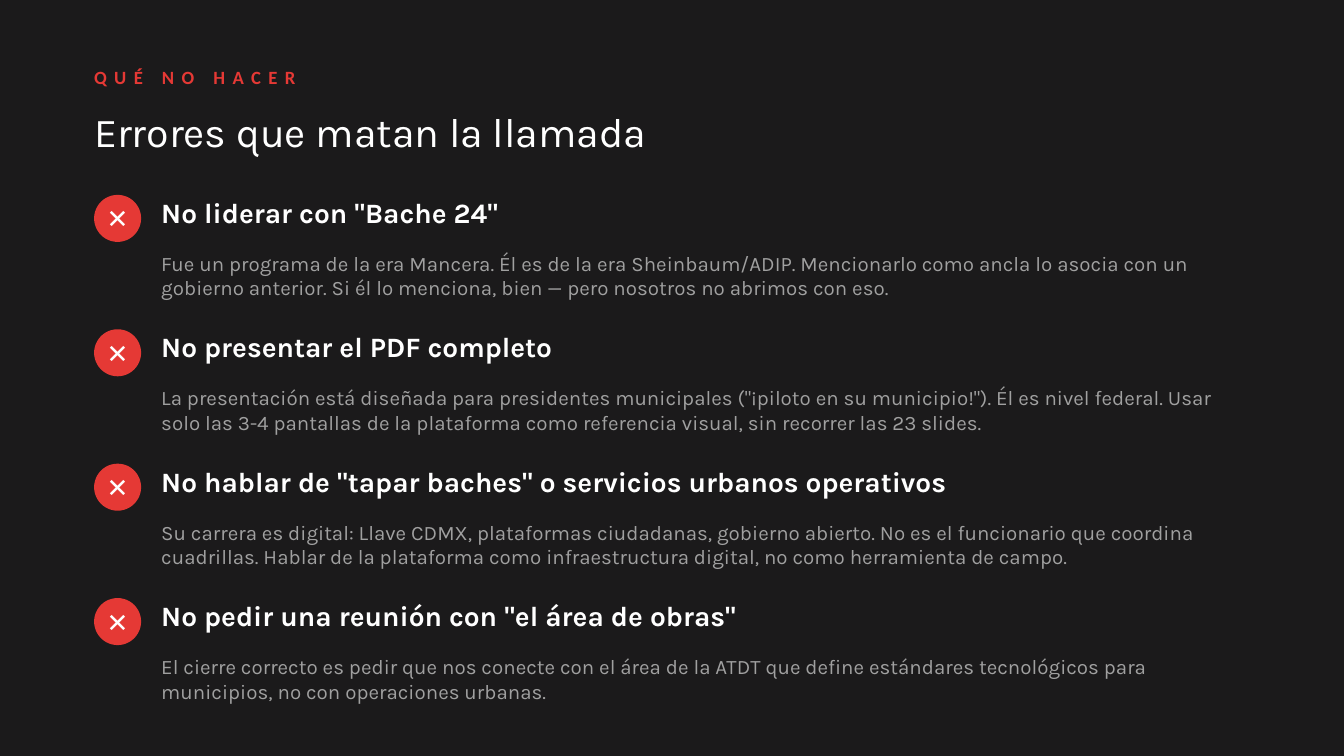
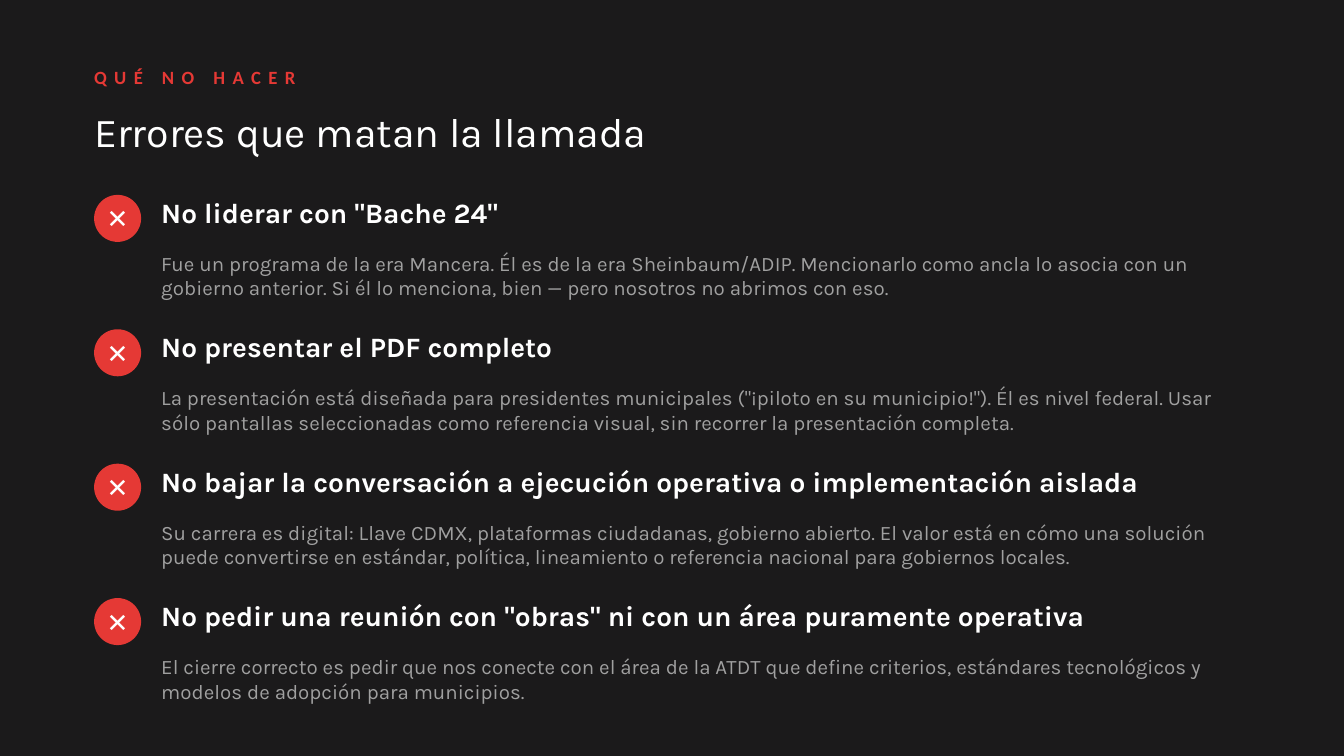
Before and after one commit to jcariasm/abar-vault, a slide deck: slide 5 of leads/juan-carlos-bautista-jacobo/call-prep-bautista-jacobo-atdt.pptx. Drawn at 1344x756 pixels with LibreOffice and Linux fonts; fonts in the diff are those of the drawing. Boxes give left, top, right and bottom in pixels: in the first picture for what was removed or moved away, otherwise in the second. Text is boxed around its words. In the diff, an @@ line names an element or a change of style, - is before the commit and + after.

Commit message:
Refine ATDT lead positioning language

```diff
--- a/leads/juan-carlos-bautista-jacobo/call-prep-bautista-jacobo-atdt.pptx
+++ b/leads/juan-carlos-bautista-jacobo/call-prep-bautista-jacobo-atdt.pptx
@@ text at (x1=161, y1=387, x2=1211, y2=435): text changed @@
-La presentación está diseñada para presidentes municipales ("¡piloto en su municipio!"). Él es nivel federal. Usar solo las 3-4 pantallas de la plataforma como referencia visual, sin recorrer las 23 slides.
+La presentación está diseñada para presidentes municipales ("¡piloto en su municipio!"). Él es nivel federal. Usar sólo pantallas seleccionadas como referencia visual, sin recorrer la presentación completa.
@@ text at (x1=161, y1=470, x2=1138, y2=498): text changed @@
-No hablar de "tapar baches" o servicios urbanos operativos
+No bajar la conversación a ejecución operativa o implementación aislada
@@ text at (x1=161, y1=524, x2=1206, y2=569): text changed @@
-Su carrera es digital: Llave CDMX, plataformas ciudadanas, gobierno abierto. No es el funcionario que coordina cuadrillas. Hablar de la plataforma como infraestructura digital, no como herramienta de campo.
+Su carrera es digital: Llave CDMX, plataformas ciudadanas, gobierno abierto. El valor está en cómo una solución puede convertirse en estándar, política, lineamiento o referencia nacional para gobiernos locales.
@@ text at (x1=161, y1=604, x2=1084, y2=633): text changed @@
-No pedir una reunión con "el área de obras"
+No pedir una reunión con "obras" ni con un área puramente operativa
@@ text at (x1=161, y1=658, x2=1201, y2=704): text changed @@
-El cierre correcto es pedir que nos conecte con el área de la ATDT que define estándares tecnológicos para municipios, no con operaciones urbanas.
+El cierre correcto es pedir que nos conecte con el área de la ATDT que define criterios, estándares tecnológicos y modelos de adopción para municipios.
```
Also in this commit, not shown: 6 other slides changed, 4 other files.
